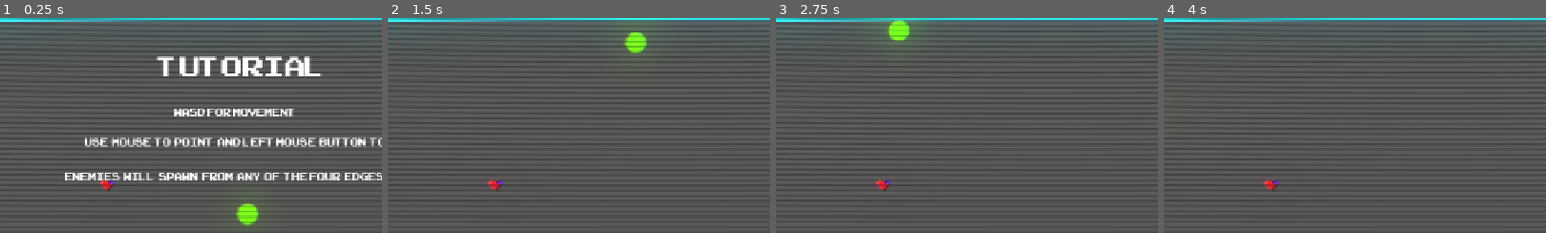
Above: before the commit, frames 1-4 (left to right).
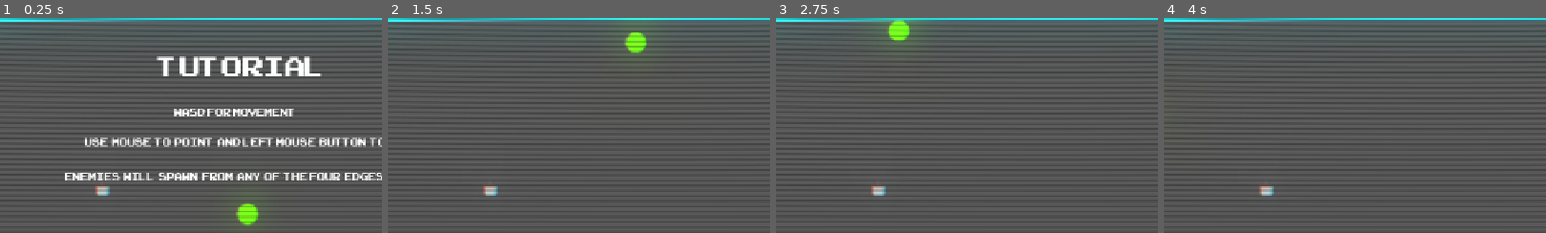
Above: after the commit, the same moments.

Repository: ktosox/GWJ80
Game: Godot game, scene res://level/test_level.tscn
Same seed, same stepped clock (60 frames per second), same inputs: the game is played once before the commit and once after it.
Inputs (mouse positions are % of the whole screen's width and height, from its top left):
- Up to frame 1 (0.25 s): no input
- Up to frame 2 (1.5 s): tap Enter (tutorial_exit) at 0.5 s; move the mouse to (45, 70) at 0.52 s; press the mouse at (45, 70) at 0.53 s; hold W (up) from 0.53 s (still down); move the mouse to (80, 65) at 1.27 s; release the mouse at (80, 65) at 1.28 s; click (80, 65) at 1.35 s
- Up to frame 3 (2.75 s): tap Space at 2 s; move the mouse to (20, 35) at 2.02 s; release W (up) at 2.03 s; press the mouse at (20, 35) at 2.03 s; hold A (left) from 2.03 s (still down)
- Up to frame 4 (4 s): move the mouse to (55, 50) at 2.77 s; release the mouse at (55, 50) at 2.78 s; click (55, 50) at 2.85 s; move the mouse to (35, 25) at 3.52 s; release A (left) at 3.53 s; press the mouse at (35, 25) at 3.53 s; hold Down (down) from 3.53 s (still down)
The pictures show only the part of the screen within x 14-64%, y 0-50%; the shares and areas given below are measured in that part.

The runs differ from the first frame. In frame 1, 0.3% of the frame differs, in the area x 24-31%, y 74-83%; in frame 2, 0.3%; in frame 3, 0.3%; in frame 4, 0.3%.

Commit message:
fixed the pickup bug

Diff:
--- a/Game/level/test_level.gd
+++ b/Game/level/test_level.gd
@@ -17,7 +17,7 @@
 
 func _ready() -> void:
 	#Global.save_game()
-	print($enemy_spawners.get_child_count())
+	#print($enemy_spawners.get_child_count())
 	GameManager.set_health(3)
 	GameManager.set_score(0)
 	Global.load_game()
--- a/Game/pick_up/pickup.gd
+++ b/Game/pick_up/pickup.gd
@@ -1,6 +1,6 @@
 extends Area2D
 
-enum Pickup{health, shield, speed, screen_cleaner, gravity_fx}
+enum Pickup{health = 0, shield, speed, screen_cleaner, gravity_fx}
 @export var pickup_type : Pickup
 @export var randomize_pickup = true
 var tag = "pick_up"
@@ -16,6 +16,7 @@
 @onready var player = get_parent().get_node("Player")
 # Called when the node enters the scene tree for the first time.
 func _ready() -> void:
+	randomize_pickup = true
 	if randomize_pickup:
 		pickup_type = randi_range(0,Pickup.size())
 	if(pickup_type == Pickup.health):
--- a/Game/project.godot
+++ b/Game/project.godot
@@ -70,7 +70,7 @@
 }
 "options access"={
 "deadzone": 0.2,
-"events": [Object(InputEventKey,"resource_local_to_scene":fa …(140 unchanged characters)… d":false,"keycode":0,"physical_keycode":4194305,"key_label":0,"unicode":0,"location":0,"echo":false,"script":null)
+"events": [Object(InputEventKey,"resource_local_to_scene":fa …(140 unchanged characters)… d":false,"keycode":0,"physical_keycode":81,"key_label":0,"unicode":113,"location":0,"echo":false,"script":null)
 , Object(InputEventJoypadButton,"resource_local_to_scene":false,"resource_name":"","device":-1,"button_index":4,"pressure":0.0,"pressed":false,"script":null)
 ]
 }
Not shown: 1 places in Game/UI/ui.tscn that only renumber resources
